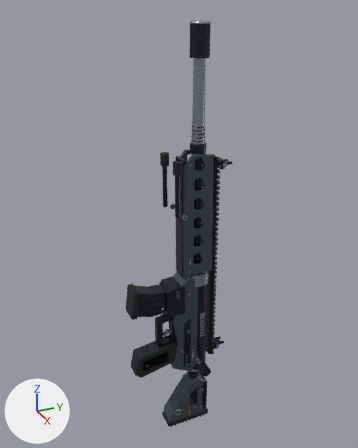
Before and after pictures for a commit that changed the glTF model app/public/squad/weapons/sniper.glb.
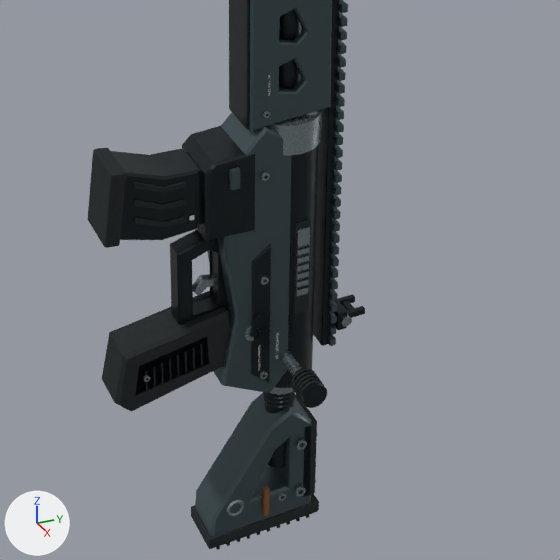
Old and new are each drawn whole from a camera (50 mm lens) standing at (0.877, -0.391, 0.633) and looking at (-0.011, 0.009, 0.189) and again close up on the part from 26% to 82% of the width and 52% to 96% of the height. Every picture has the same lights, and +X, +Y and +Z are marked at lower left. The last two pictures show the newer version. Where no turn or scale is listed for an object, it has been applied to the vertices. Vertices at exactly the same position are counted once.

Names of what the first close-up shows: '01_Cerakote.002', '01_Cerakote.003', '02_Graphite.003', '02_Graphite.004', '02_Graphite.005', '03_Titanium.003', '04_Elastomer.003', '04_Elastomer.004', '04_Elastomer.005' and 3 more.
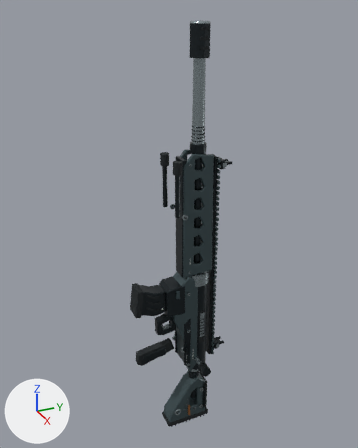
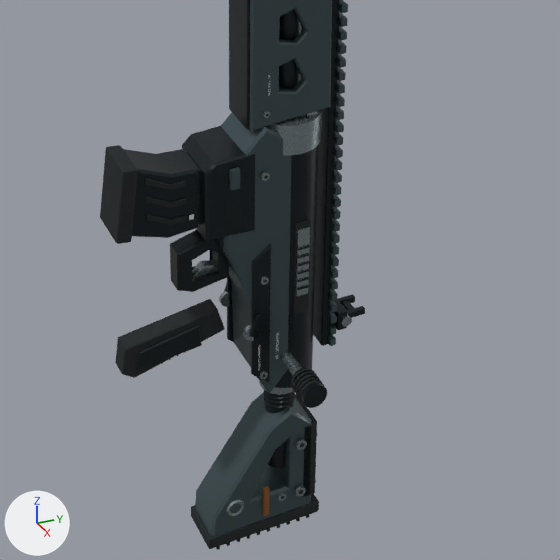
The newer file is also rescaled (x0.9), turned or shifted as a whole; pictures and numbers use the older file's frame.

The change, as a list of edits to the scene's bpy script:
```text
Change me_01_cerakote_002:
    remove me_01_cerakote_002.from_pydata(...)  # 2776 vertices, 5412 faces; spans x -0.029..0.029, y -0.021..0.091, z -0.193..0.35
    add me_01_cerakote_002.from_pydata(...)  # 2776 vertices, 5412 faces; spans x -0.029..0.029, y -0.019..0.091, z -0.193..0.35
    me_01_cerakote_002 part 1: 66 vertices moved from x -0.025..0.025, y -0.021..0.09, z -0.193..0.018 to x -0.025..0.025, y 0.008..0.09, z -0.193..0.018
    other edits to the shape of me_01_cerakote_002 do not show in these pictures
Change me_02_graphite_003:
    remove me_02_graphite_003.from_pydata(...)  # 2334 vertices, 4528 faces; spans x -0.037..0.081, y -0.098..0.122, z -0.191..0.59
    add me_02_graphite_003.from_pydata(...)  # 2334 vertices, 4528 faces; spans x -0.037..0.081, y -0.09..0.122, z -0.191..0.59
    me_02_graphite_003 part 2: a new loose piece of 16 vertices spanning x -0.002..0.002, y -0.09..-0.03, z -0.147..-0.118, in mat_sniper_02_graphite
    me_02_graphite_003 part 3: the loose piece of 16 vertices spanning x 0.015..0.019, y -0.098..-0.03, z -0.156..-0.115 is deleted
    me_02_graphite_003 part 4: 396 vertices moved from x -0.03..0.031, y -0.054..0.099, z -0.147..-0.045 to x -0.03..0.031, y -0.053..0.099, z -0.147..-0.045; 47 vertices removed from x -0.031..0.03, y 0.009..0.098, z -0.147..-0.045; 47 vertices added at x -0.03..0.03, y 0.009..0.099, z -0.147..-0.044
    other edits to the shape of me_02_graphite_003 do not show in these pictures
Change me_03_titanium_003:
    remove me_03_titanium_003.from_pydata(...)  # 1056 vertices, 2008 faces; spans x -0.033..0.065, y -0.09..0.118, z -0.197..0.593
    add me_03_titanium_003.from_pydata(...)  # 1056 vertices, 2008 faces; spans x -0.033..0.065, y -0.087..0.118, z -0.197..0.593
    me_03_titanium_003 part 5: the loose piece of 24 vertices spanning x -0.004..0.004, y -0.038..-0.011, z -0.086..-0.07 is moved by (0.0, 0.0, 0.014)
    other edits to the shape of me_03_titanium_003 do not show in these pictures
Change me_04_elastomer_003:
    remove me_04_elastomer_003.from_pydata(...)  # 2194 vertices, 4220 faces; spans x -0.041..0.076, y -0.114..0.059, z -0.173..0.59
    add me_04_elastomer_003.from_pydata(...)  # 2194 vertices, 4220 faces; spans x -0.041..0.076, y -0.101..0.059, z -0.167..0.59
    me_04_elastomer_003 part 6: the loose piece of 56 vertices spanning x 0.018..0.02, y -0.046..-0.044, z -0.145..-0.124 is scaled about its middle by (0.0565, 0.654, 0.762), then moved by (-0.019, 0.0, 0.0)
    me_04_elastomer_003 part 7: the loose piece of 56 vertices spanning x 0.018..0.02, y -0.06..-0.058, z -0.148..-0.127 is scaled about its middle by (0.0356, 0.594, 0.762), then moved by (-0.019, 0.0, 0.0)
    me_04_elastomer_003 part 8: the loose piece of 56 vertices spanning x 0.018..0.02, y -0.053..-0.051, z -0.147..-0.125 is scaled about its middle by (0.0294, 0.593, 0.762), then moved by (-0.037, 0.0, 0.0)
    me_04_elastomer_003 part 9: the loose piece of 20 vertices spanning x -0.019..0.019, y -0.114..-0.008, z -0.173..-0.099 is rebuilt with 20 vertices and now spans x -0.018..0.0, y -0.101..-0.008, z -0.155..-0.109
    other edits to the shape of me_04_elastomer_003 do not show in these pictures
Change me_02_graphite_004:
    remove me_02_graphite_004.from_pydata(...)  # 80 vertices, 152 faces; spans x -0.019..0.019, y -0.0893..0.0045, z -0.029..0.0424
    add me_02_graphite_004.from_pydata(...)  # 80 vertices, 152 faces; spans x -0.018..0.018, y -0.0792..0.0045, z -0.029..0.0425
    me_02_graphite_004 part 10: 24 of 80 vertices moved; they spanned x -0.019..0.019, y -0.0893..-0.015, z -0.029..0.0424 and now span x -0.018..0.018, y -0.0792..-0.015, z -0.029..0.0425; mean shift (0.0, 0.0053, 0.0); largest move (-0.017, -0.0794, 0.0424) -> (-0.016, -0.0694, 0.0425)
Change me_04_elastomer_004:
    remove me_04_elastomer_004.from_pydata(...)  # 200 vertices, 372 faces; spans x -0.0215..0.0215, y -0.0951..-0.0266, z -0.0218..0.0438
    add me_04_elastomer_004.from_pydata(...)  # 200 vertices, 372 faces; spans x -0.0205..0.0205, y -0.0851..-0.0266, z -0.0218..0.0438
    me_04_elastomer_004 part 11: the loose piece of 56 vertices spanning x -0.0215..0.0215, y -0.0951..-0.0749, z -0.0218..0.0438 is scaled about its middle by (0.951, 1, 1), then moved by (0.0, 0.01, 0.0)
    other edits to the shape of me_04_elastomer_004 do not show in these pictures
```

Pixel boxes [x1, y1, x2, y2] of what changed, in the close-ups (560 x 560 px; the box of a moved part takes in the faces that stretch with it):
'02_Graphite.003', reshaped
    before: [136, 0, 365, 408]
    after: [135, 0, 365, 408]
'04_Elastomer.003', reshaped
    before: [102, 114, 324, 412]
    after: [115, 114, 324, 402]
'02_Graphite.004', reshaped (13% narrower)
    before: [111, 149, 202, 240]
    after: [123, 149, 202, 238]
'04_Elastomer.004', reshaped (12% narrower)
    before: [88, 148, 186, 248]
    after: [100, 145, 186, 244]
'03_Titanium.003', reshaped
    before: [143, 110, 352, 390]
    after: [192, 110, 352, 390]
part 1 of me_01_cerakote_002, moved or reshaped
    before: [207, 148, 342, 393]
    after: [218, 148, 342, 393]
part 2 of me_02_graphite_003, added
    after: [135, 324, 202, 371]
part 3 of me_02_graphite_003, deleted
    before: [136, 337, 209, 395]
part 4 of me_02_graphite_003, moved or reshaped
    before: [170, 245, 354, 324]
    after: [170, 245, 355, 304]
part 5 of me_03_titanium_003, moved or reshaped
    before: [192, 274, 217, 296]
    after: [192, 260, 217, 278]
part 6 of me_04_elastomer_003, moved or reshaped (not visible afterwards)
    before: [193, 348, 195, 369]
part 7 of me_04_elastomer_003, moved or reshaped (not visible afterwards)
    before: [177, 356, 179, 376]
part 8 of me_04_elastomer_003, moved or reshaped (not visible afterwards)
    before: [185, 352, 187, 373]
part 9 of me_04_elastomer_003, rebuilt (13% narrower, 34% shorter)
    before: [102, 291, 229, 412]
    after: [115, 299, 225, 378]
part 10 of me_02_graphite_004, moved or reshaped
    before: [111, 149, 199, 240]
    after: [123, 149, 198, 238]
part 11 of me_04_elastomer_004, moved or reshaped
    before: [88, 148, 123, 248]
    after: [100, 145, 138, 244]
